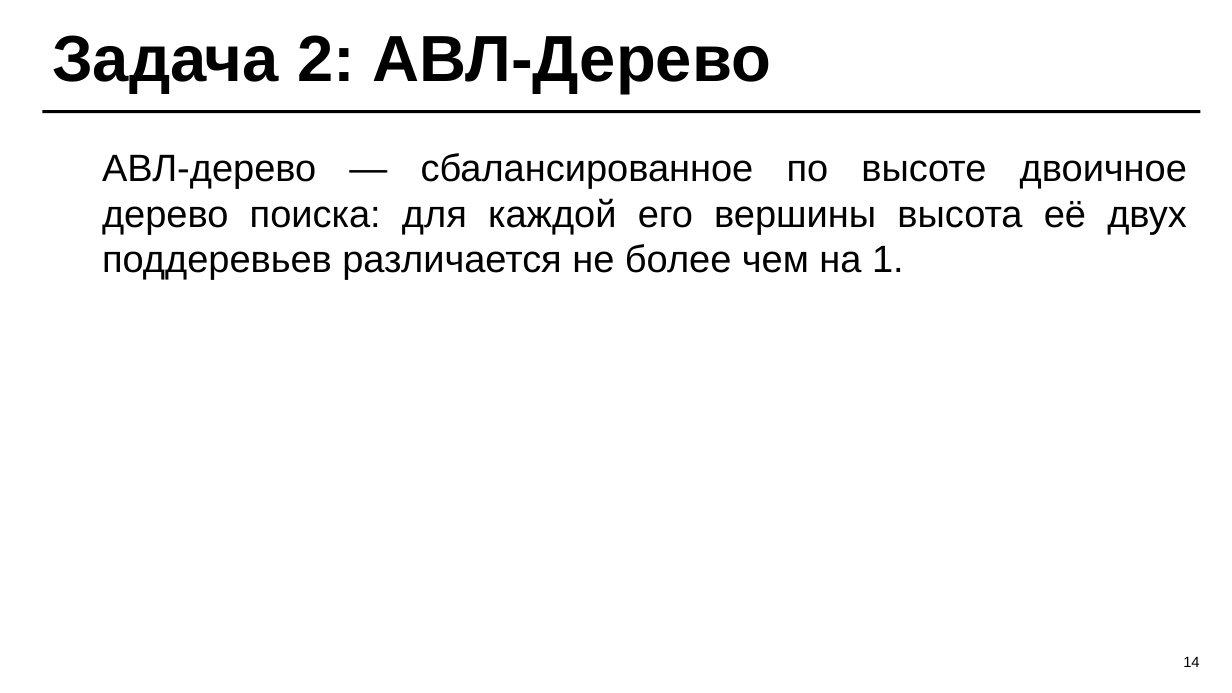
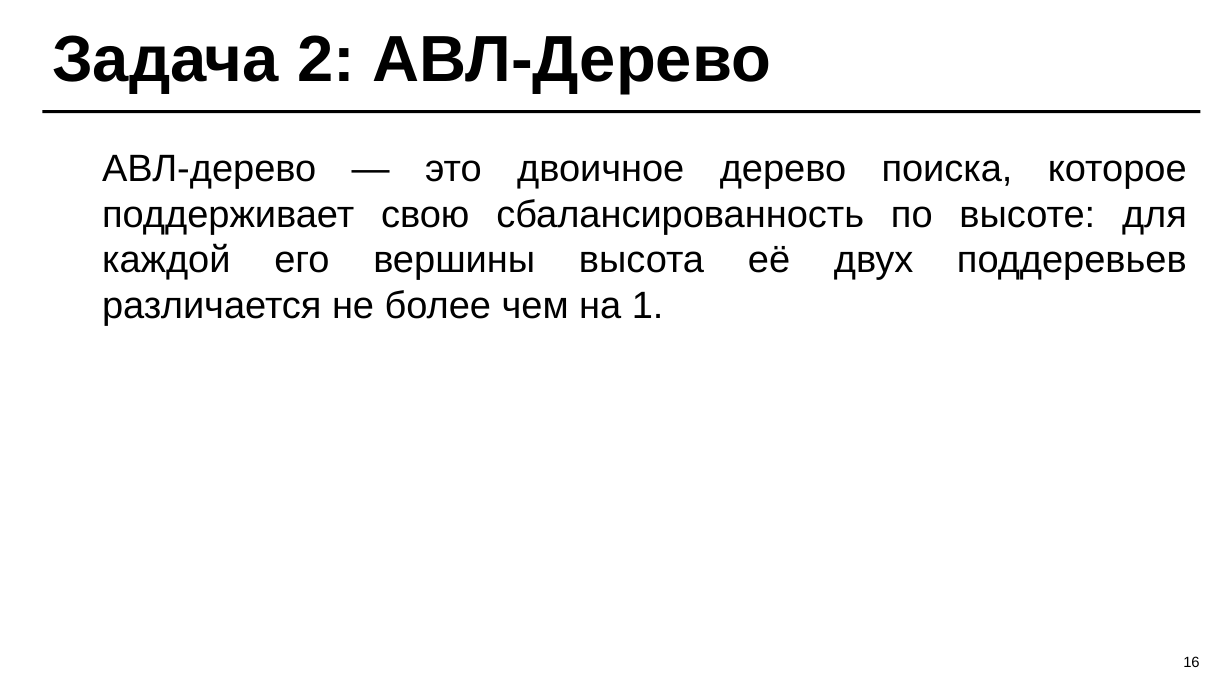
Before and after one commit to TheFusterMan/KursProject, a slide deck: slide 16 of Курсовой проект 2025 - ИС Юридическая фирма Б9123-09.03.04.ppt (slide 14 before the commit). Drawn at 1232x693 pixels with LibreOffice and Linux fonts; fonts in the diff are those of the drawing. Boxes give left, top, right and bottom in pixels: in the first picture for what was removed or moved away, otherwise in the second. Text is boxed around its words. In the diff, an @@ line names an element or a change of style, - is before the commit and + after.

```diff
--- a/Курсовой проект 2025 - ИС Юридическая фирма Б9123-09.03.04.ppt
+++ b/Курсовой проект 2025 - ИС Юридическая фирма Б9123-09.03.04.ppt
@@ text at box(102, 154, 1187, 325): text changed @@
-АВЛ-дерево — сбалансированное по высоте двоичное дерево поиска: для каждой его вершины высота её двух поддеревьев различается не более чем на 1.
+АВЛ-дерево — это двоичное дерево поиска, которое поддерживает свою сбалансированность по высоте: для каждой его вершины высота её двух поддеревьев различается не более чем на 1.
@@ page number at box(1183, 656, 1199, 667): text changed @@
-14
+16
```
Also in this commit, not shown: 16 other slides changed, 7 slides added, 6 slides removed, 7 other files.
